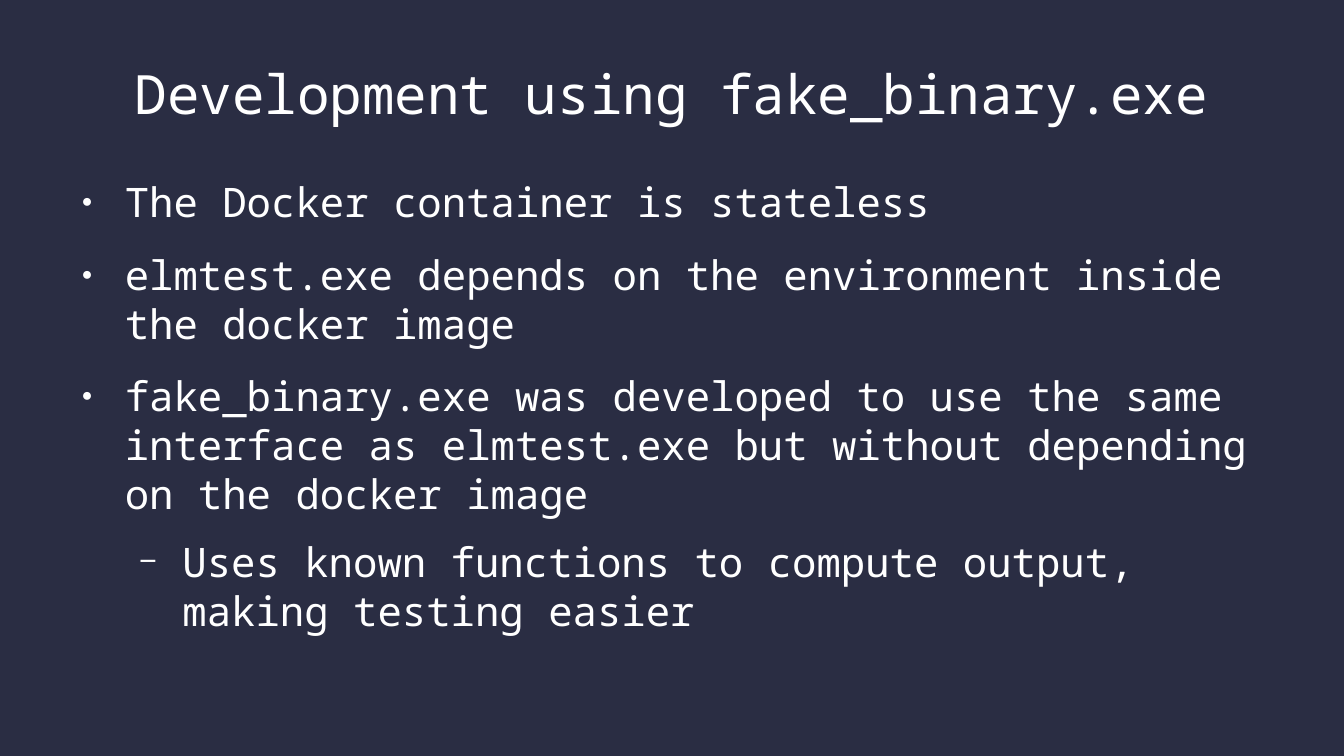
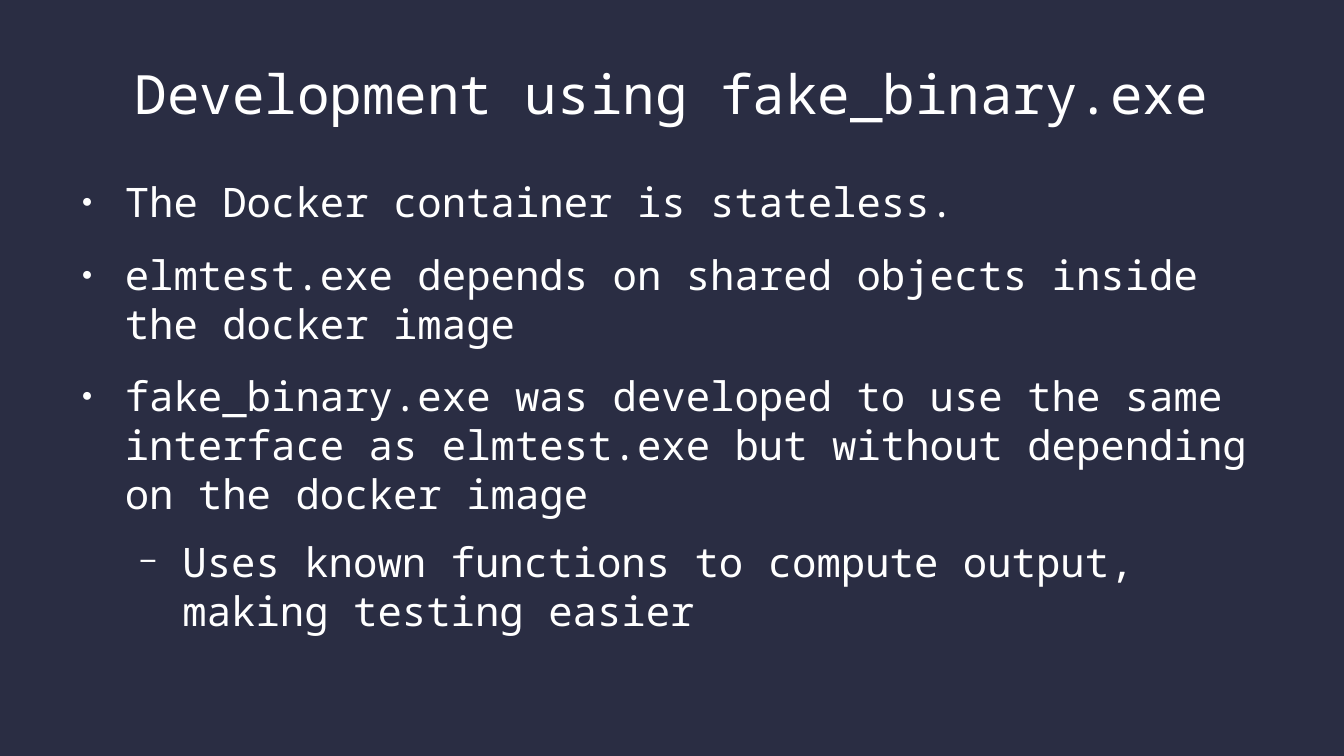
Before and after one commit to SamAllen06/lake_temp_work, a slide deck: slide 7 of documentation/lake_temperature.odp. Drawn at 1344x756 pixels with LibreOffice and Linux fonts; fonts in the diff are those of the drawing. Boxes give left, top, right and bottom in pixels: in the first picture for what was removed or moved away, otherwise in the second. Text is boxed around its words. In the diff, an @@ line names an element or a change of style, - is before the commit and + after.

```diff
--- a/documentation/lake_temperature.odp
+++ b/documentation/lake_temperature.odp
@@ text at (x1=125, y1=186, x2=1198, y2=349): text changed @@
-● The Docker container is stateless
-● elmtest.exe depends on the environment inside the docker image
+● The Docker container is stateless.
+● elmtest.exe depends on shared objects inside the docker image
```
Also in this commit, not shown: 14 other slides changed, 1 slide added, 1 slide removed, 4 other files.
